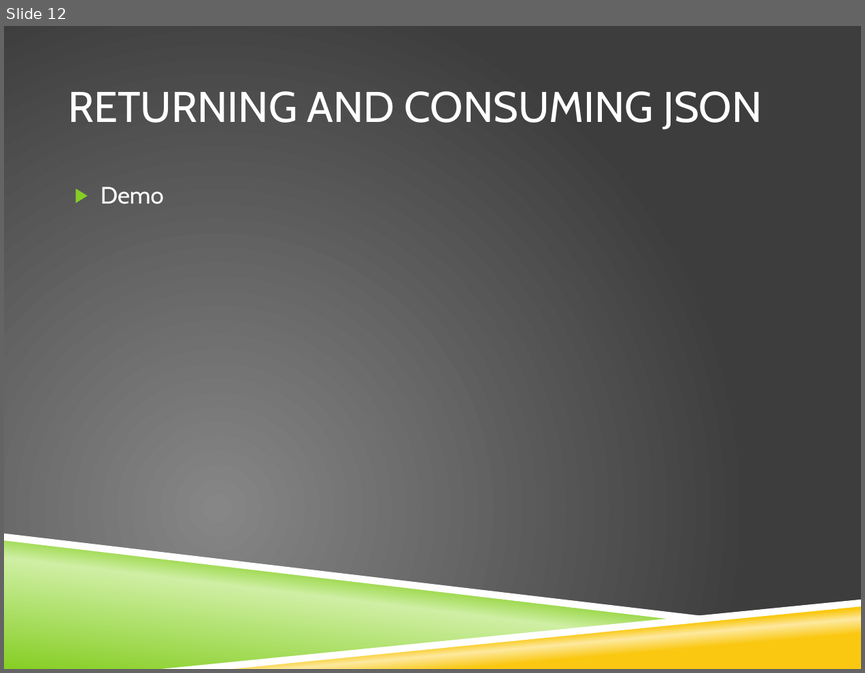
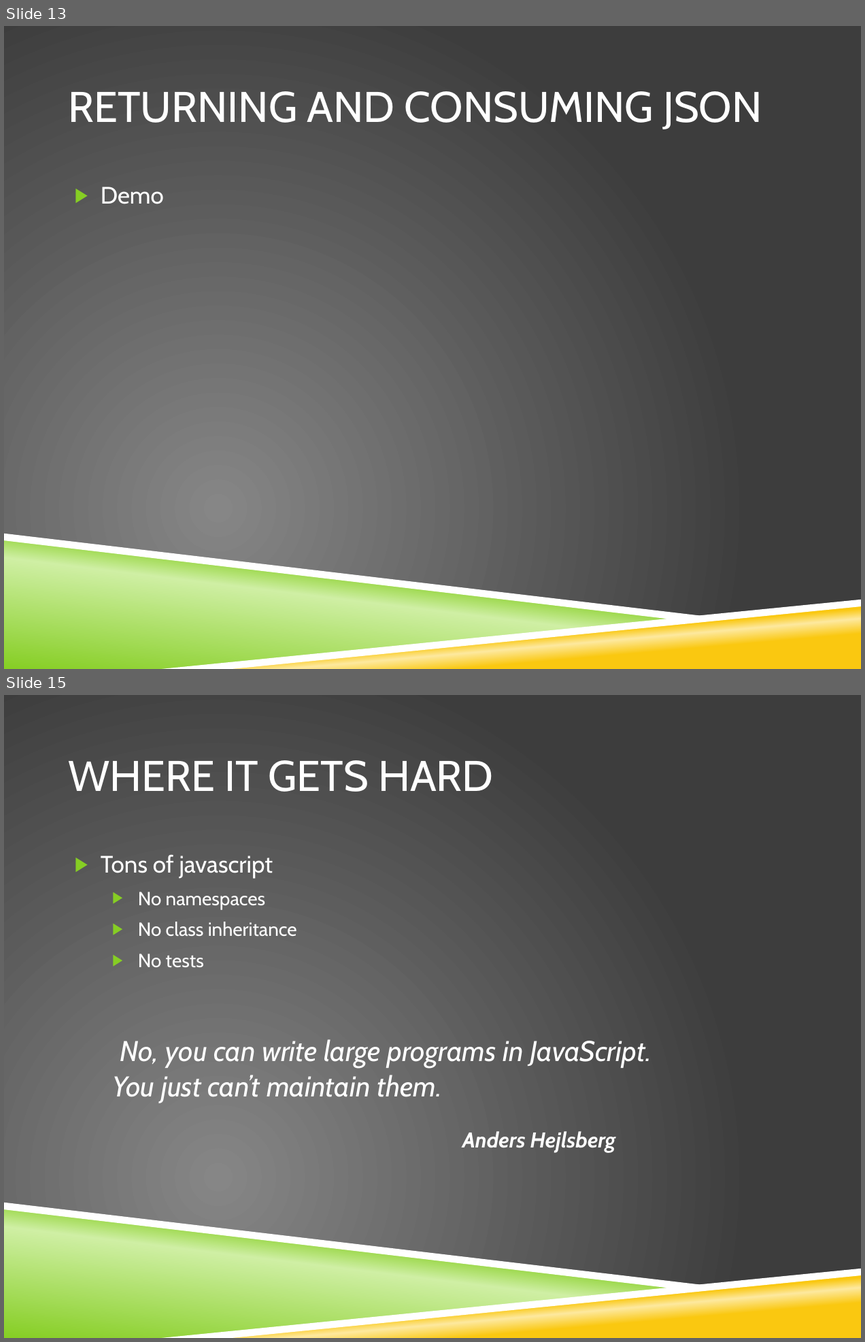
Before and after one commit to stimms/SinglePageApplications, a slide deck: Building Single page applications.pptx. Shown one above the other, each under a label of ours: slide 12 before the commit, slides 13 and 15 after it; the slides between them are not shown. The pictures are 865x673 and 865x1342 pixels, drawn with LibreOffice and Linux fonts; fonts in the diff are those of the drawing; background and template pictures are left out. Boxes give left, top, right and bottom in pixels: in the first picture for what was removed or moved away, otherwise in the second. Text is boxed around its words. In the diff, an @@ line names an element or a change of style, - is before the commit and + after.

```diff
--- a/Building Single page applications.pptx
+++ b/Building Single page applications.pptx
@@ slide 15 added at box(4, 695, 861, 1338), background picture (left out); not listed: 4 template elements that a slide beside it also shows @@
@@ title added at box(68, 760, 494, 792), 36 pt, text #FFFFFF @@
+WHERE IT GETS HARD
@@ text added at box(101, 855, 297, 968), 16 pt, text #FFFFFF @@
+▶ Tons of javascript
+  ▶ No namespaces
+  ▶ No class inheritance
+  ▶ No tests
@@ text added at box(112, 1039, 651, 1102), 24 pt, text #FFFFFF, italic @@
+No, you can write large programs in JavaScript. You just can’t maintain them.
@@ text added at box(462, 1131, 616, 1152), 18 pt, text #FFFFFF, bold, italic @@
+Anders Hejlsberg
@@ what was slide 12 is now slide 13 @@
```
Also in this commit, not shown: 1 slide changed, 5 other slides added, 1 slide removed.
